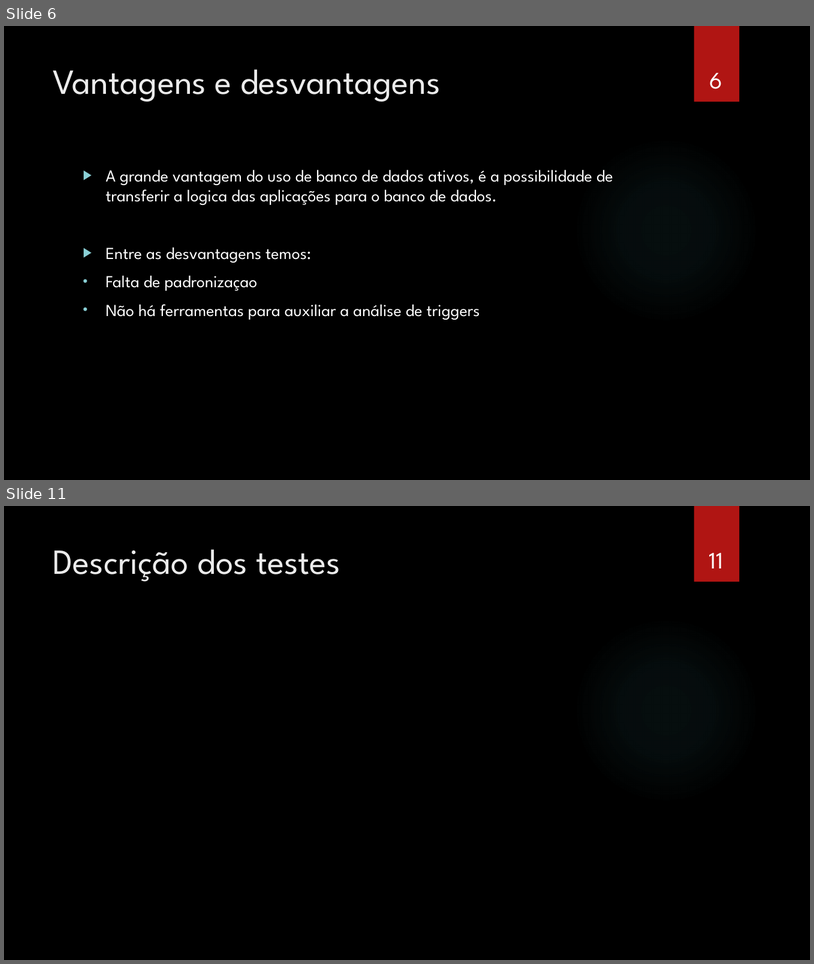
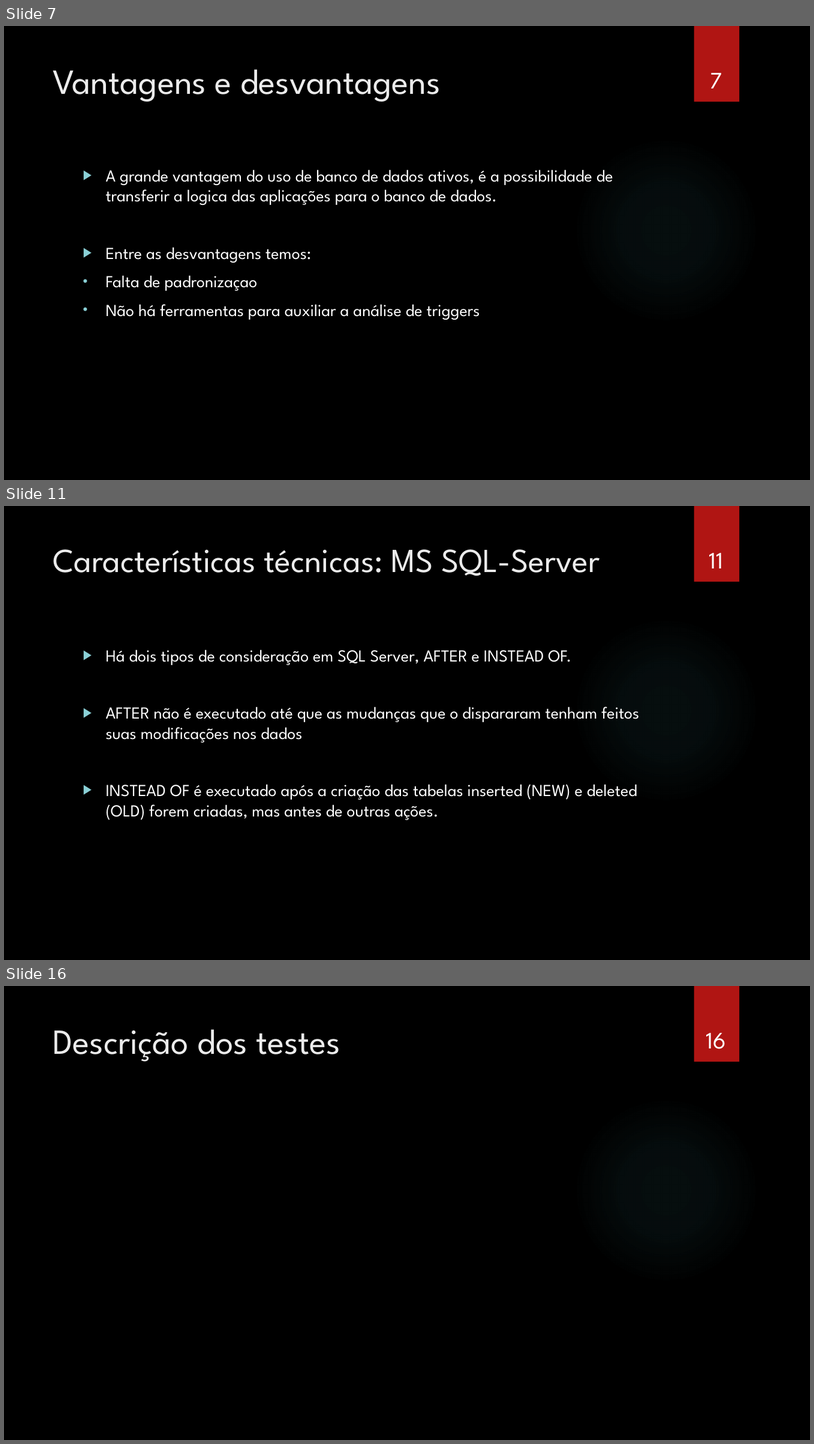
Before and after one commit to gorobaum/t2bd, a slide deck: apresentacao.pptx. Shown one above the other, each under a label of ours: slides 6 and 11 before the commit, slides 7, 11 and 16 after it; the slides between them are not shown. The pictures are 814x964 and 814x1444 pixels, drawn with LibreOffice and Linux fonts; fonts in the diff are those of the drawing; background and template pictures are left out. Boxes give left, top, right and bottom in pixels: in the first picture for what was removed or moved away, otherwise in the second. Text is boxed around its words. In the diff, an @@ line names an element or a change of style, - is before the commit and + after.

```diff
--- a/apresentacao.pptx
+++ b/apresentacao.pptx
@@ slide 11 added at [4,506,810,960], background picture (left out); not listed: 2 template elements that a slide beside it also shows @@
@@ title added at [53,549,600,576], 40 pt, text #EBEBEB @@
+Características técnicas: MS SQL-Server
@@ page number added at [709,553,723,568], 28 pt, text #FFFFFF @@
+11
@@ text added at [106,649,639,820], 20 pt, text #FFFFFF @@
+▶ Há dois tipos de consideração em SQL Server, AFTER e INSTEAD OF.
+▶ AFTER não é executado até que as mudanças que o dispararam tenham feitos suas modificações nos dados
+▶ INSTEAD OF é executado após a criação das tabelas inserted (NEW) e deleted (OLD) forem criadas, mas antes de outras ações.
@@ what was slide 6 is now slide 7 @@
@@ page number at [710,73,722,88]: text changed @@
-6
+7
@@ what was slide 11 is now slide 16 @@
@@ page number at [707,1033,726,1049]: text changed @@
-11
+16
```
Also in this commit, not shown: 3 slides changed, 5 other slides added, 1 slide removed.
